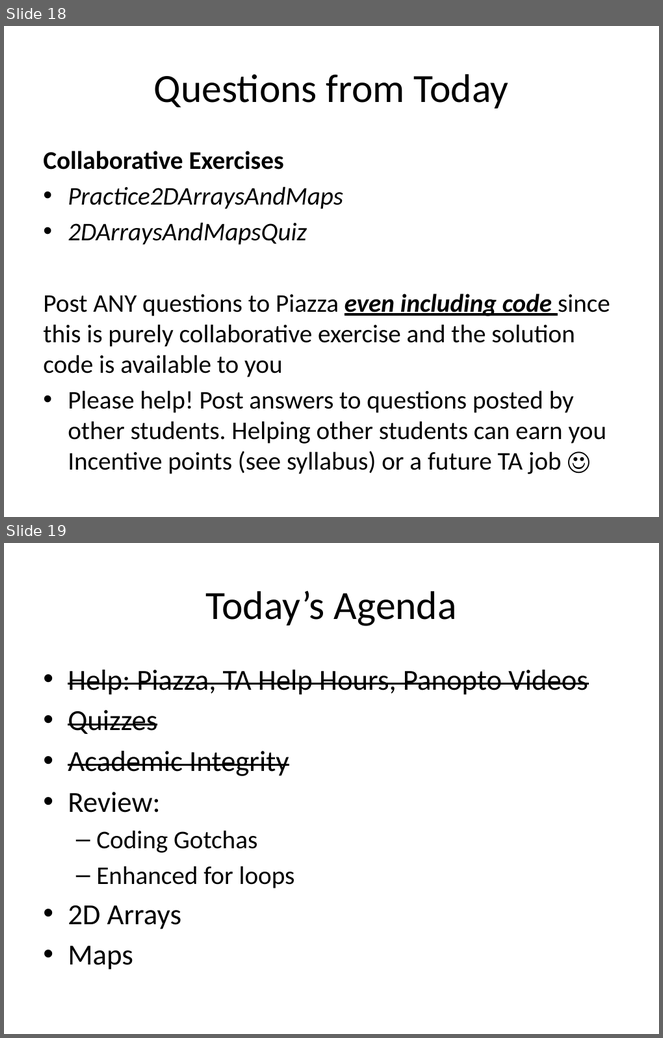
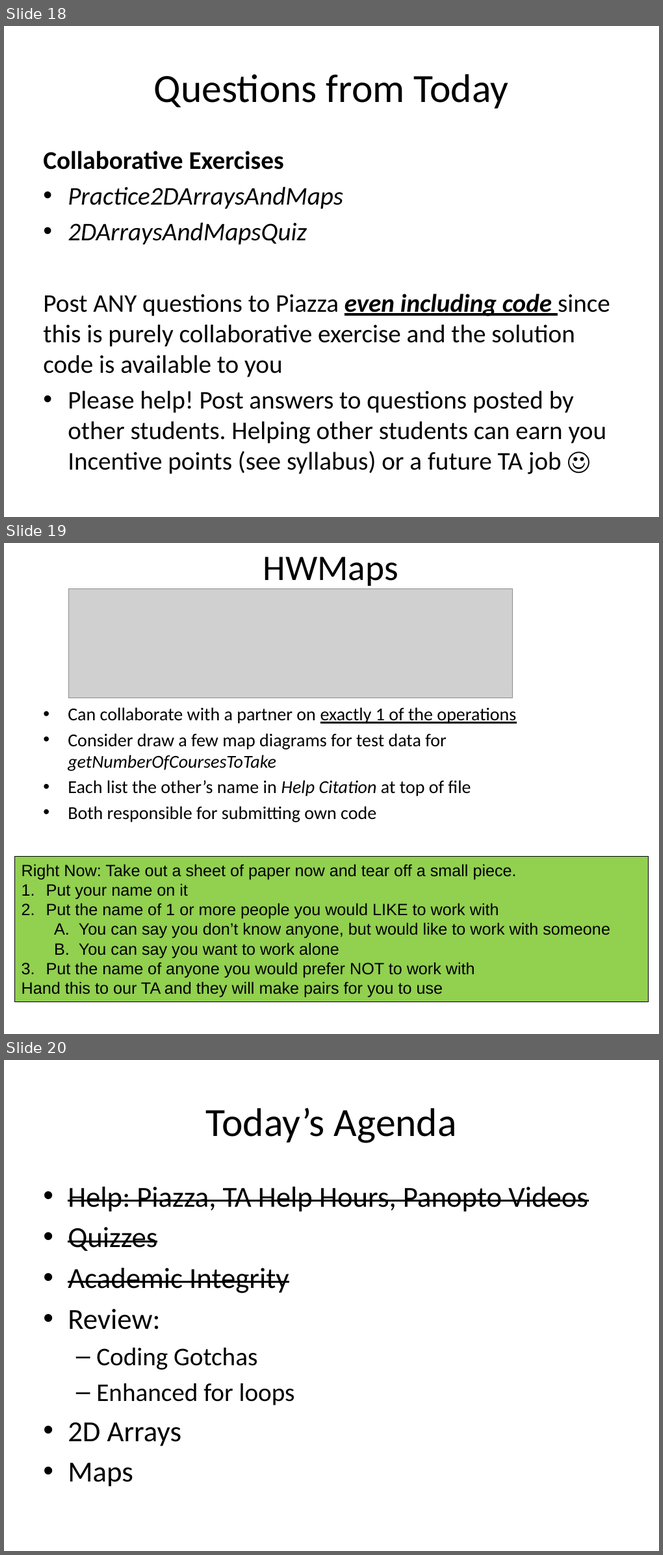
Before and after one commit to RHIT-CSSE/csse220, a slide deck: ClassMaterials/2DArraysAndMaps/Slides/Part1-Help-and-Academic-Integrity.pptx. Shown one above the other, each under a label of ours: slides 18 and 19 before the commit, slides 18, 19 and 20 after it. The pictures are 663x1038 and 663x1555 pixels, drawn with LibreOffice and Linux fonts; fonts in the diff are those of the drawing; grey boxes stand for pictures. Boxes give left, top, right and bottom in pixels: in the first picture for what was removed or moved away, otherwise in the second. Text is boxed around its words. In the diff, an @@ line names an element or a change of style, - is before the commit and + after.

```diff
--- a/ClassMaterials/2DArraysAndMaps/Slides/Part1-Help-and-Academic-Integrity.pptx
+++ b/ClassMaterials/2DArraysAndMaps/Slides/Part1-Help-and-Academic-Integrity.pptx
@@ slide 19 added at (4,543,659,1034), background #FFFFFF @@
@@ title added at (263,557,398,589), 39.6 pt, text #000000 @@
+HWMaps
@@ picture added at (69,589,513,698) @@
@@ text added at (68,707,516,823), 20 pt, text #000000 @@
+• Can collaborate with a partner on exactly 1 of the operations
+• Consider draw a few map diagrams for test data for getNumberOfCoursesToTake
+• Each list the other’s name in Help Citation at top of file
+• Both responsible for submitting own code
@@ rectangle added at (15,857,649,1003), fill #92D050, outline #000000 0.75 pt, 18 pt, text #000000 @@
+Right Now: Take out a sheet of paper now and tear off a small piece.
+1. Put your name on it
+2. Put the name of 1 or more people you would LIKE to work with
+  A. You can say you don’t know anyone, but would like to work with someone
+  B. You can say you want to work alone
+3. Put the name of anyone you would prefer NOT to work with
+Hand this to our TA and they will make pairs for you to use
@@ what was slide 19 is now slide 20 @@
```
Also in this commit, not shown: 3 slides changed, 2 other files.
